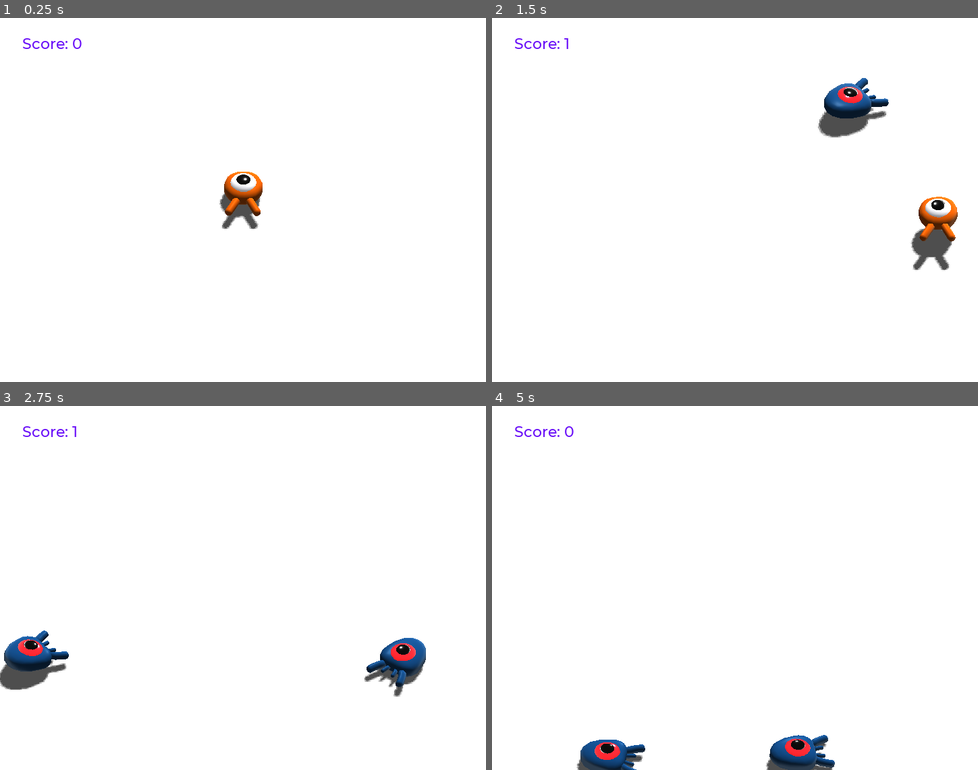
Above: before the commit, frames 1-4 (two rows, left to right).
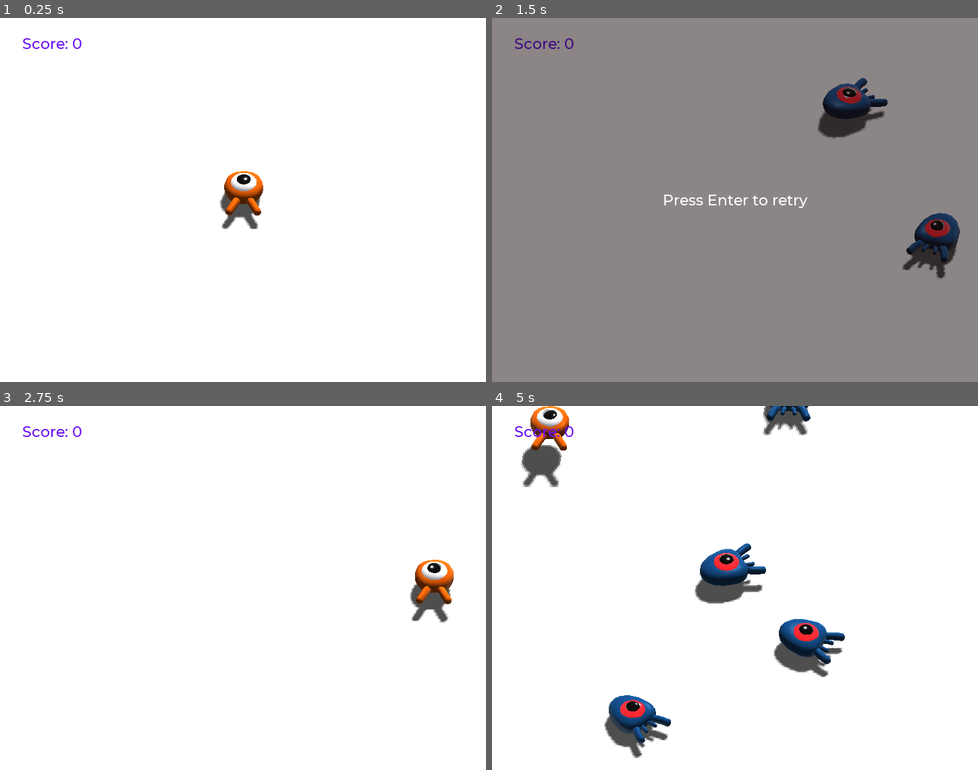
Above: after the commit, the same moments.

Repository: andreaszdw/test-godot
Game: Godot game, scene res://Main.tscn
The game is run twice, just before and just after one commit, with the same random seed, the same clock (stepped at 60 frames per second) and the same inputs.
Inputs:
- Up to frame 1 (0.25 s): no input
- Up to frame 2 (1.5 s): tap Enter (ui_accept) at 0.5 s; hold D (move_right) 0.53-1.28 s; tap Shift (jump) at 0.77 s; hold S (move_back) from 1.28 s (still down)
- Up to frame 3 (2.75 s): tap Shift (jump) at 1.52 s; tap Enter (ui_accept) at 2 s; release S (move_back) at 2.03 s; hold D (move_right) from 2.03 s (still down)
- Up to frame 4 (5 s): release D (move_right) at 2.78 s; hold W (move_forward) 2.78-3.53 s; tap Shift (jump) at 3.02, 3.77, 4.52 s; tap Enter (ui_accept) at 3.5 s; hold A (move_left) from 3.53 s (still down)

The runs differ from the first frame. In frame 1, 0.1% of the frame differs, in the area x 45-55%, y 42-58%; in frame 2, 100%, in the area x 0-100%, y 0-100%; in frame 3, 3.7%; in frame 4, 8.2%.

Commit message:
https://docs.godotengine.org/en/3.5/getting_started/first_3d_game/09.adding_animations.html

Diff:
--- a/3d/Main.tscn
+++ b/3d/Main.tscn
@@ -19,7 +19,7 @@
 
 [sub_resource type="Curve3D" id=5]
 _data = {
-"points": PoolVector3Array( 0, 0, 0, 0, 0, 0, -16.6208, 0.442009, -11.0259, 0, 0, 0, 0, 0, 0, 17.1715, 0.923072, -11.0578, 0, 0, 0, 0, 0, 0, 15.9422, 0.393049, 14.8784, 0, 0, 0, 0, 0, 0, -16.5146, 0.614488, 13.4234, 0, 0, 0, 0, 0, 0, -16.6208, 0.442009, -11.0259 ),
+"points": PoolVector3Array( 0, 0, 0, 0, 0, 0, -16.568, 0.59515, -11.0319, 0, 0, 0, 0, 0, 0, 17.1715, 0.923072, -11.0578, 0, 0, 0, 0, 0, 0, 15.417, 0.810433, 14.6599, 0, 0, 0, 0, 0, 0, -16.5146, 0.614488, 13.4234, 0, 0, 0, 0, 0, 0, -16.6208, 0.442009, -11.0259 ),
 "tilts": PoolRealArray( 0, 0, 0, 0, 0 )
 }
 
--- /dev/null
+++ b/3d/MusicPlayer.tscn
@@ -0,0 +1,7 @@
+[gd_scene load_steps=2 format=2]
+
+[ext_resource path="res://art/House In a Forest Loop.ogg" type="AudioStream" id=1]
+
+[node name="MusicPlayer" type="AudioStreamPlayer"]
+stream = ExtResource( 1 )
+autoplay = true
--- a/3d/Player.tscn
+++ b/3d/Player.tscn
@@ -8,6 +8,62 @@
 [sub_resource type="CylinderShape" id=2]
 height = 0.687352
 radius = 1.16524
+
+[sub_resource type="Animation" id=4]
+length = 0.001
+tracks/0/type = "value"
+tracks/0/path = NodePath("Character:translation")
+tracks/0/interp = 1
+tracks/0/loop_wrap = true
+tracks/0/imported = false
+tracks/0/enabled = true
+tracks/0/keys = {
+"times": PoolRealArray( 0 ),
+"transitions": PoolRealArray( 1 ),
+"update": 0,
+"values": [ Vector3( 0, 0.440422, 0 ) ]
+}
+tracks/1/type = "value"
+tracks/1/path = NodePath("Character:rotation_degrees")
+tracks/1/interp = 1
+tracks/1/loop_wrap = true
+tracks/1/imported = false
+tracks/1/enabled = true
+tracks/1/keys = {
+"times": PoolRealArray( 0 ),
+"transitions": PoolRealArray( 1 ),
+"update": 0,
+"values": [ Vector3( 0, 0, 0 ) ]
+}
+
+[sub_resource type="Animation" id=5]
+resource_name = "float"
+length = 1.2
+loop = true
+tracks/0/type = "value"
+tracks/0/path = NodePath("Character:translation")
+tracks/0/interp = 1
+tracks/0/loop_wrap = true
+tracks/0/imported = false
+tracks/0/enabled = true
+tracks/0/keys = {
+"times": PoolRealArray( 0.2, 0.7 ),
+"transitions": PoolRealArray( 1, 1 ),
+"update": 0,
+"values": [ Vector3( 0, 0.440422, 0 ), Vector3( 0.164, 0.66, 0 ) ]
+}
+tracks/1/type = "value"
+tracks/1/path = NodePath("Character:rotation_degrees")
+tracks/1/interp = 1
+tracks/1/loop_wrap = true
+tracks/1/imported = false
+tracks/1/enabled = true
+tracks/1/keys = {
+"times": PoolRealArray( 0.1 ),
+"transitions": PoolRealArray( 1 ),
+"update": 0,
+"values": [ Vector3( 0, 0, 0 ) ]
+}
 
 [node name="Player" type="KinematicBody"]
 transform = Transform( 1, 0, 0, 0, 1, 0, 0, 0, 1, 0, 0.294474, 0 )
@@ -33,4 +89,9 @@
 transform = Transform( 1, 0, 0, 0, 1, 0, 0, 0, 1, 0, 0.438904, -0.125595 )
 shape = SubResource( 2 )
 
+[node name="AnimationPlayer" type="AnimationPlayer" parent="."]
+autoplay = "float"
+anims/RESET = SubResource( 4 )
+anims/float = SubResource( 5 )
+
 [connection signal="body_entered" from="MobDetector" to="." method="_on_MobDetector_body_entered"]
--- a/3d/project.godot
+++ b/3d/project.godot
@@ -17,6 +17,10 @@
 config/name="Squash the Creeps (3D)"
 run/main_scene="res://Main.tscn"
 config/icon="res://icon.png"
+
+[autoload]
+
+MusicPlayer="*res://MusicPlayer.tscn"
 
 [display]
 
Not shown: 1 places in 3d/Player.tscn that only renumber resources
